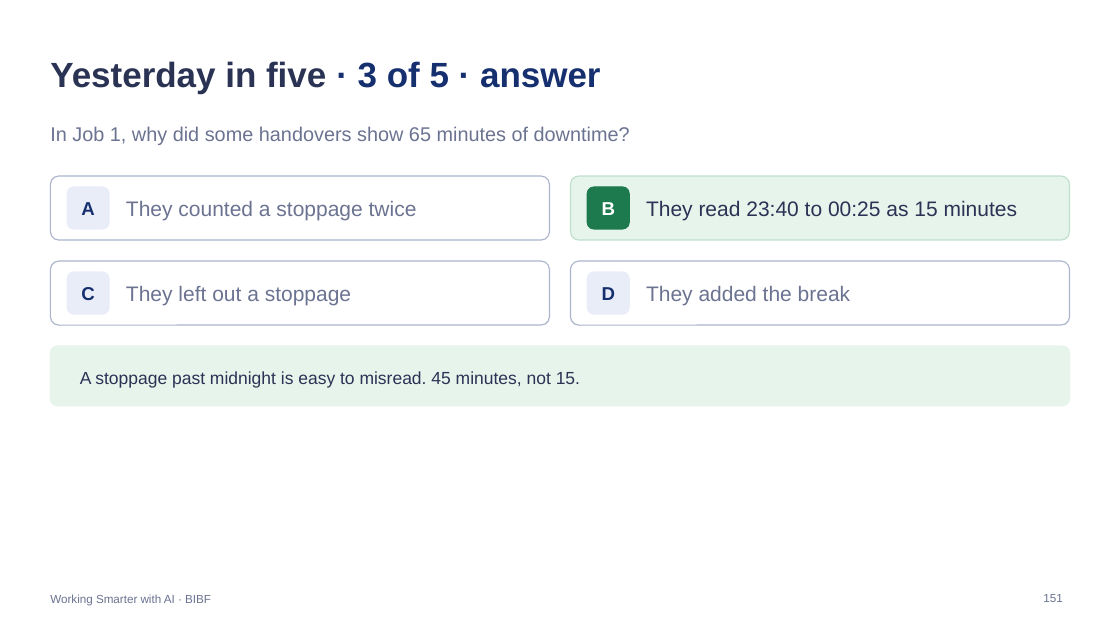
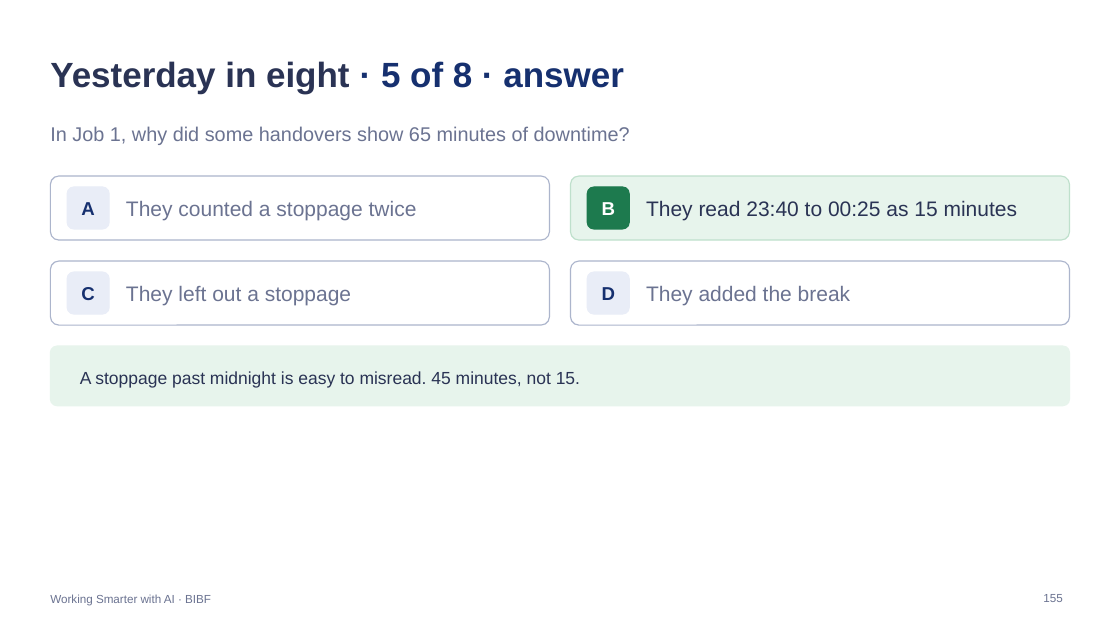
Before and after one commit to Iced377/bibf-arla, a slide deck: slide 155 of outputs/BIBF-Arla-Facilitator.pptx (slide 151 before the commit). Drawn at 1120x630 pixels with LibreOffice and Linux fonts; fonts in the diff are those of the drawing. Boxes give left, top, right and bottom in pixels: in the first picture for what was removed or moved away, otherwise in the second. Text is boxed around its words. In the diff, an @@ line names an element or a change of style, - is before the commit and + after.

```diff
--- a/outputs/BIBF-Arla-Facilitator.pptx
+++ b/outputs/BIBF-Arla-Facilitator.pptx
@@ title at [50, 61, 624, 93]: text changed @@
-Yesterday in five · 3 of 5 · answer
+Yesterday in eight · 5 of 8 · answer
@@ page number at [1043, 594, 1062, 602]: text changed @@
-151
+155
```
Also in this commit, not shown: 13 other slides changed, 8 slides added, 2 slides removed, 8 other files.
